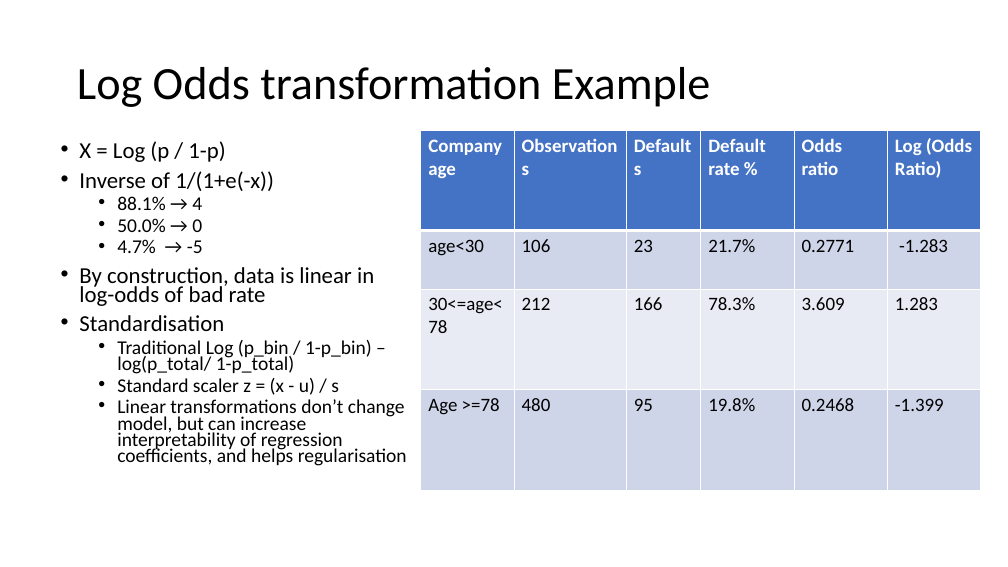
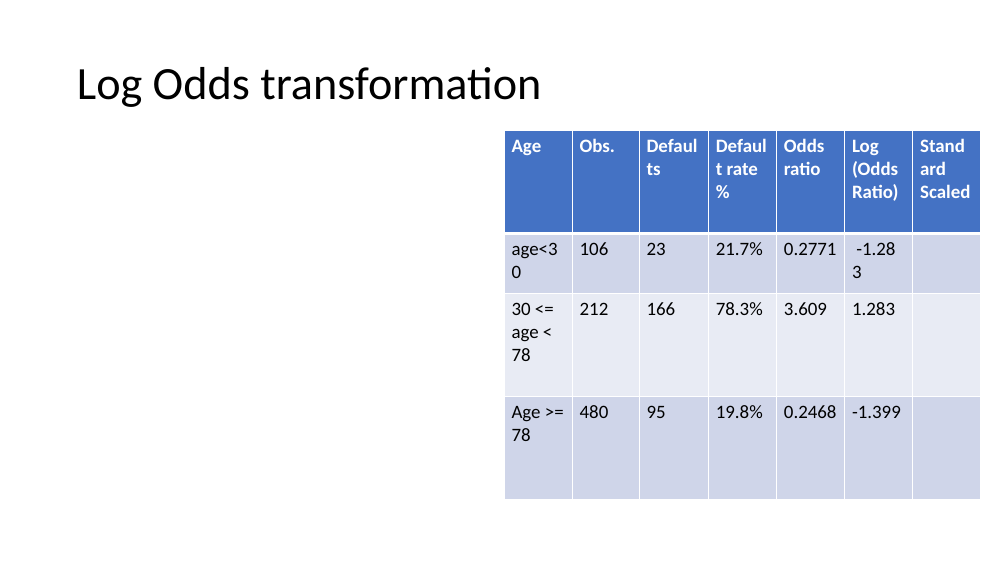
Before and after one commit to oli5679/WeightOfEvidenceDemo, a slide deck: slide 9 of Presentation.pptx (slide 8 before the commit). Drawn at 1008x567 pixels with LibreOffice and Linux fonts; fonts in the diff are those of the drawing; grey boxes stand for pictures. Boxes give left, top, right and bottom in pixels: in the first picture for what was removed or moved away, otherwise in the second. Text is boxed around its words. In the diff, an @@ line names an element or a change of style, - is before the commit and + after.

```diff
--- a/Presentation.pptx
+++ b/Presentation.pptx
@@ title at [77,67,541,107]: text changed @@
-Log Odds transformation Example
+Log Odds transformation
@@ text removed at [79,141,407,466] @@
-• X = Log (p / 1-p)
-• Inverse of 1/(1+e(-x))
-  • 88.1% → 4
-  • 50.0% → 0
-  • 4.7% → -5
-• By construction, data is linear in log-odds of bad rate
-• Standardisation
-  • Traditional Log (p_bin / 1-p_bin) – log(p_total/ 1-p_total)
-  • Standard scaler z = (x - u) / s
-  • Linear transformations don’t change model, but can increase interpretability of regression coefficients, and helps regularisation
@@ table at [504,130,981,499] @@
-column 1: Company age | age<30 | 30<=age<78 | Age >=78
+column 1: Age | age<30 | 30 <= age < 78 | Age >= 78
-column 2, row 1: Observations
+column 2, row 1: Obs.
+column 7: Standard Scaled |  |  | 
@@ table: place and size @@
-table at [421,130,980,490]
+table at [504,130,981,499]
```
Also in this commit, not shown: 5 other slides changed, 2 slides added, 1 slide removed, 1 other file.
